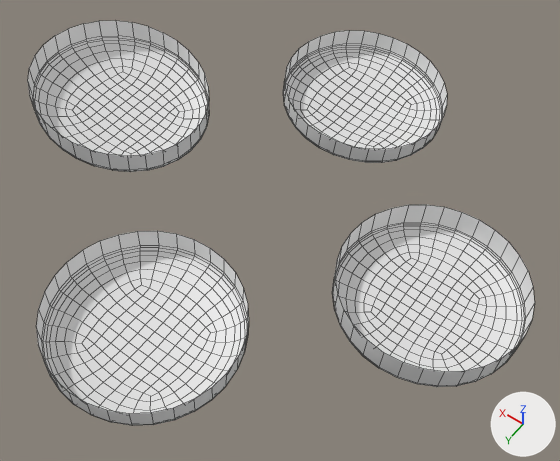
An edit to the OBJ model PadForge.App/3DModels/XboxSeries/StellarShift/Transparent.obj, drawn before and after from the same camera.
Rendered twice from a camera (50 mm lens) standing at (22.4, 0.7, 6.4) and looking at (37.8, -20.9, -27.5). Every picture has the same lights, and +X, +Y and +Z are marked at lower right. The older version comes first. Mesh edges are drawn as thin lines. Where no turn or scale is listed for an object, it has been applied to the vertices.

In view in the first picture: 'Transparent.004'.
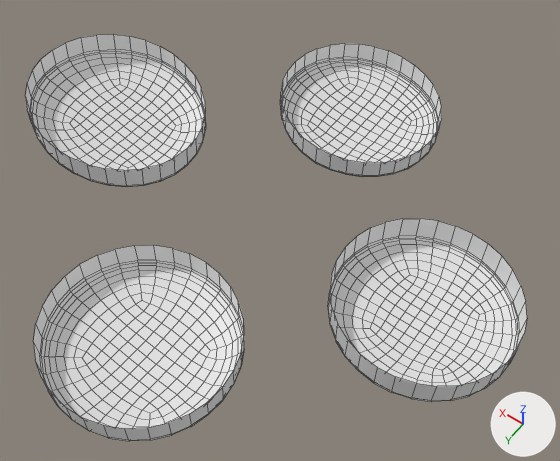
The change, as a list of edits to the scene's bpy script:
```text
Change me_transparent_004:
    used by ob_transparent_004; location = (0.0, 0.0, 0.0)
    remove me_transparent_004.from_pydata(...)  # 1348 vertices, 1280 faces; spans x 23.9..55.1, y -37.3..-6.6, z -28.8..-22.7
    add me_transparent_004.from_pydata(...)  # 1348 vertices, 1280 faces; spans x 23.9..55.1, y -36.8..-6.2, z -29.6..-23.5
    me_transparent_004 part 1: the loose piece of 337 vertices spanning x 44.9..55.1, y -27.0..-16.9, z -26.7..-22.7 is multiplied about its middle by the matrix ((1.0, 0.002, -0.013), (-0.002, 1.0, 0.007), (0.013, -0.007, 1.0)), then moved by (0.0, 0.4, -0.8)
    me_transparent_004 part 2: the loose piece of 337 vertices spanning x 23.9..34.1, y -27.1..-16.9, z -28.8..-26.0 is rebuilt with 337 vertices and now spans x 23.9..34.1, y -26.6..-16.5, z -29.6..-26.8
    me_transparent_004 part 3: the loose piece of 337 vertices spanning x 34.3..44.6, y -37.3..-27.2, z -28.2..-25.4 is rebuilt with 337 vertices and now spans x 34.3..44.5, y -36.8..-26.7, z -29.0..-26.2
    me_transparent_004 part 4: the loose piece of 337 vertices spanning x 34.3..44.5, y -16.7..-6.6, z -28.2..-25.3 is rebuilt with 337 vertices and now spans x 34.3..44.4, y -16.3..-6.2, z -28.9..-26.1
```

What differs and where, as boxes (x1, y1, x2, y2) in the pictures (560 x 461 px; the box of a moved part takes in the faces that stretch with it):
'Transparent.004', reshaped: before (28, 21, 535, 426); after (25, 35, 527, 441)
part 1 of me_transparent_004, moved or reshaped: before (28, 21, 209, 172); after (25, 35, 206, 187)
part 2 of me_transparent_004, rebuilt: before (332, 205, 535, 387); after (328, 219, 527, 401)
part 3 of me_transparent_004, rebuilt: before (283, 31, 447, 163); after (280, 44, 441, 177)
part 4 of me_transparent_004, rebuilt: before (36, 231, 249, 426); after (33, 245, 244, 441)
